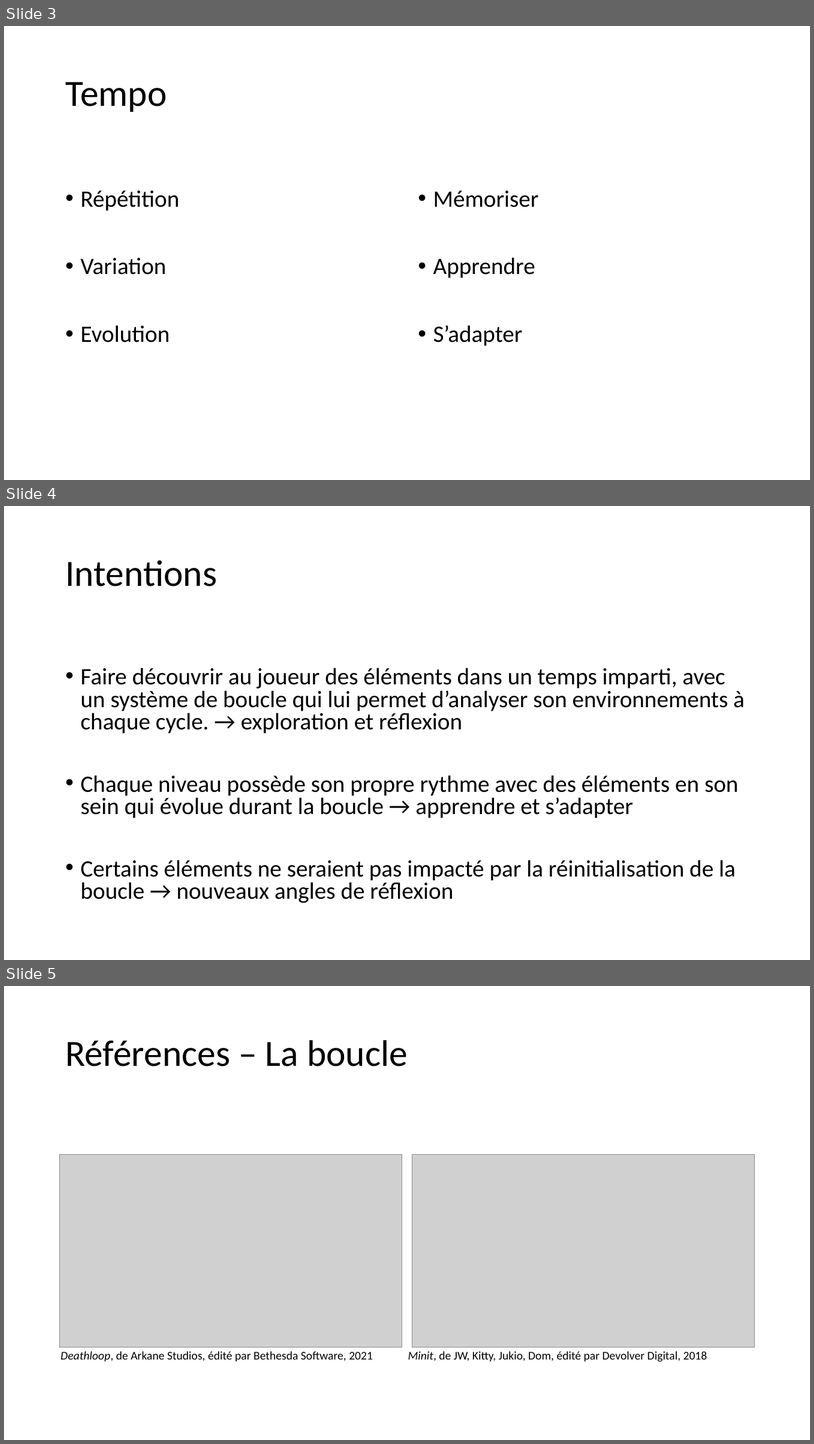
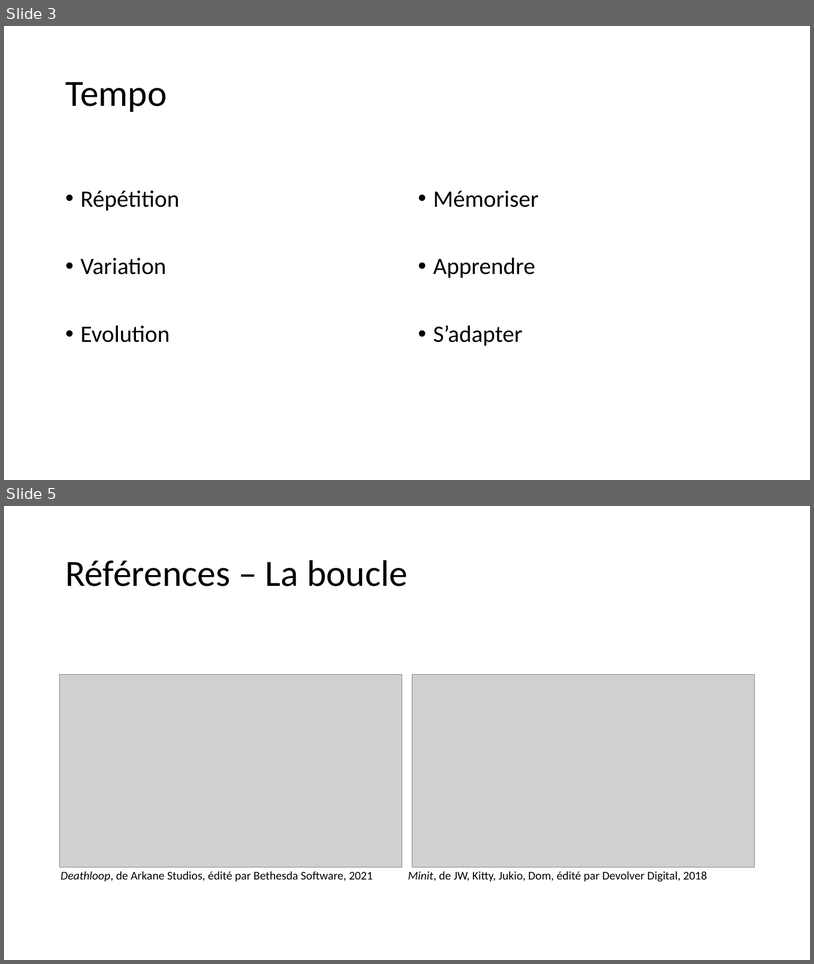
Before and after one commit to Quentingautier2B/Phainiks, a slide deck: Documents/PhainiksPrez.pptx. Shown one above the other, each under a label of ours: slides 3, 4 and 5 before the commit, slides 3 and 5 after it; the slides between them are not shown. The pictures are 814x1444 and 814x964 pixels, drawn with LibreOffice and Linux fonts; fonts in the diff are those of the drawing; grey boxes stand for pictures. Boxes give left, top, right and bottom in pixels: in the first picture for what was removed or moved away, otherwise in the second. Text is boxed around its words. In the diff, an @@ line names an element or a change of style, - is before the commit and + after.

```diff
--- a/Documents/PhainiksPrez.pptx
+++ b/Documents/PhainiksPrez.pptx
@@ slide 4 removed at [4, 506, 810, 960], background #FFFFFF @@
@@ title removed at [65, 560, 217, 586] @@
-Intentions
@@ text removed at [81, 667, 745, 903] @@
-• Faire découvrir au joueur des éléments dans un temps imparti, avec un système de boucle qui lui permet d’analyser son environnements à chaque cycle. → exploration et réflexion
-• Chaque niveau possède son propre rythme avec des éléments en son sein qui évolue durant la boucle → apprendre et s’adapter
-• Certains éléments ne seraient pas impacté par la réinitialisation de la boucle → nouveaux angles de réflexion
```
Also in this commit, not shown: 1 slide added.
